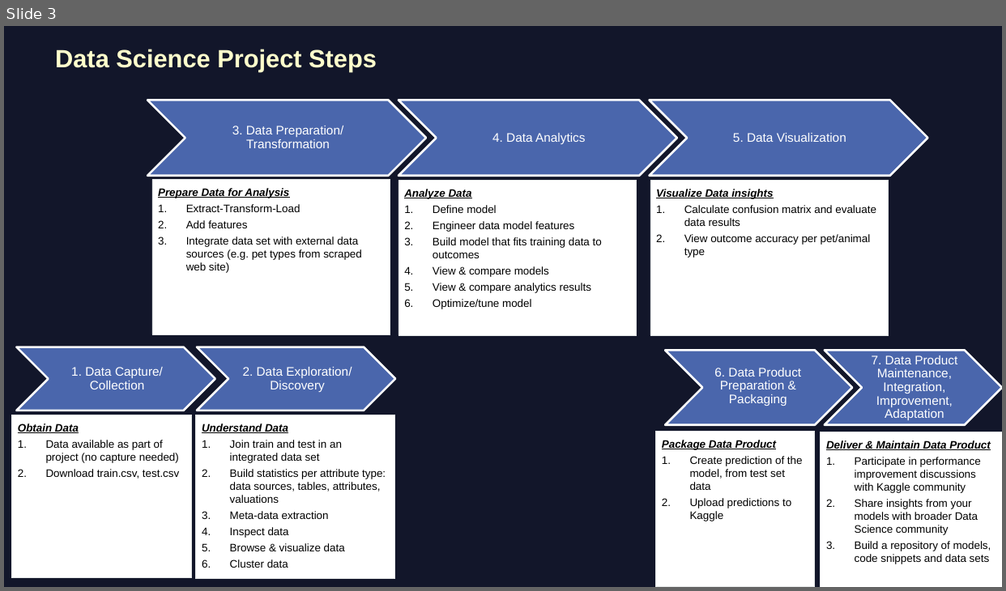
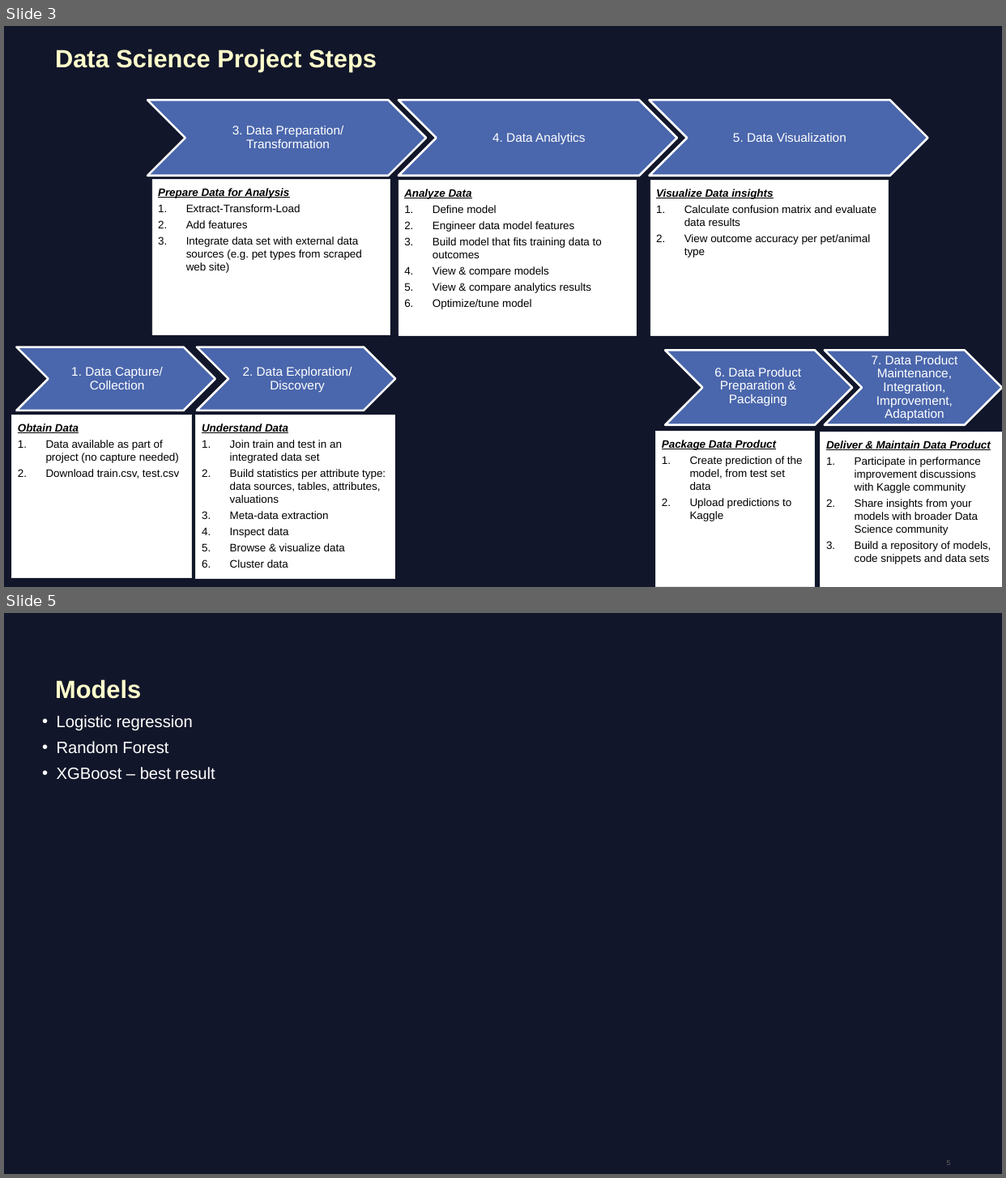
Before and after one commit to acc-kaggle-data-science/kaggle-animal-shelter-outcomes, a slide deck: DOCS/Accenture_Kaggle_DataSciencePlatform_Presentation.pptx. Shown one above the other, each under a label of ours: slide 3 before the commit, slides 3 and 5 after it; the slides between them are not shown. The pictures are 1006x591 and 1006x1178 pixels, drawn with LibreOffice and Linux fonts; fonts in the diff are those of the drawing. Boxes give left, top, right and bottom in pixels: in the first picture for what was removed or moved away, otherwise in the second. Text is boxed around its words. In the diff, an @@ line names an element or a change of style, - is before the commit and + after.

```diff
--- a/DOCS/Accenture_Kaggle_DataSciencePlatform_Presentation.pptx
+++ b/DOCS/Accenture_Kaggle_DataSciencePlatform_Presentation.pptx
@@ slide 5 added at <box>4,613,1002,1174</box>, background #12162A @@
@@ title added at <box>55,679,141,699</box>, 24 pt, text #FFFFCC, bold @@
+Models
@@ text added at <box>57,715,215,780</box>, 15.8 pt, text #FFFFFF @@
+• Logistic regression
+• Random Forest
+• XGBoost – best result
@@ page number added at <box>947,1161,951,1165</box>, 6.8 pt, text #666666 @@
+5
```
Also in this commit, not shown: 1 other slide added, 4 other files.
